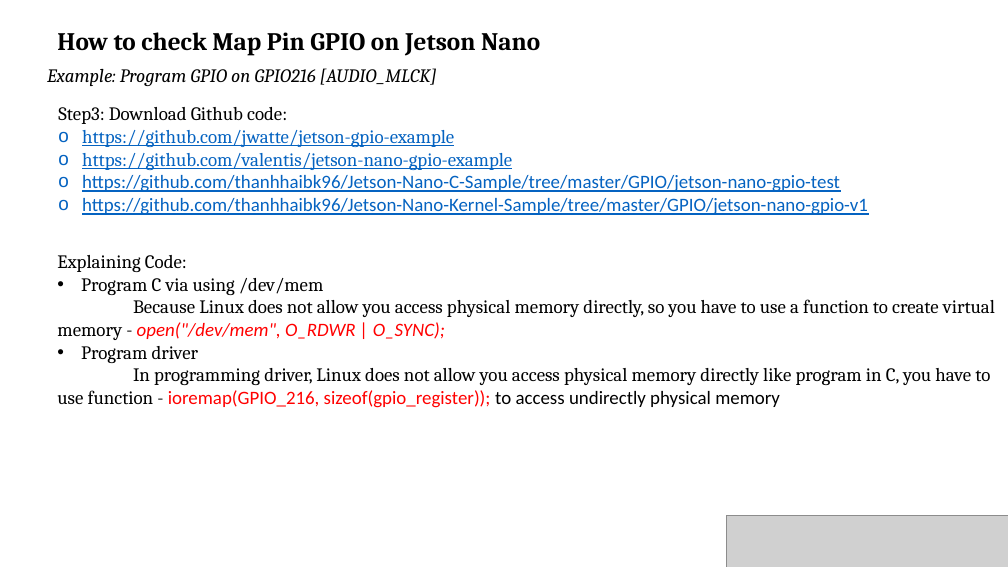
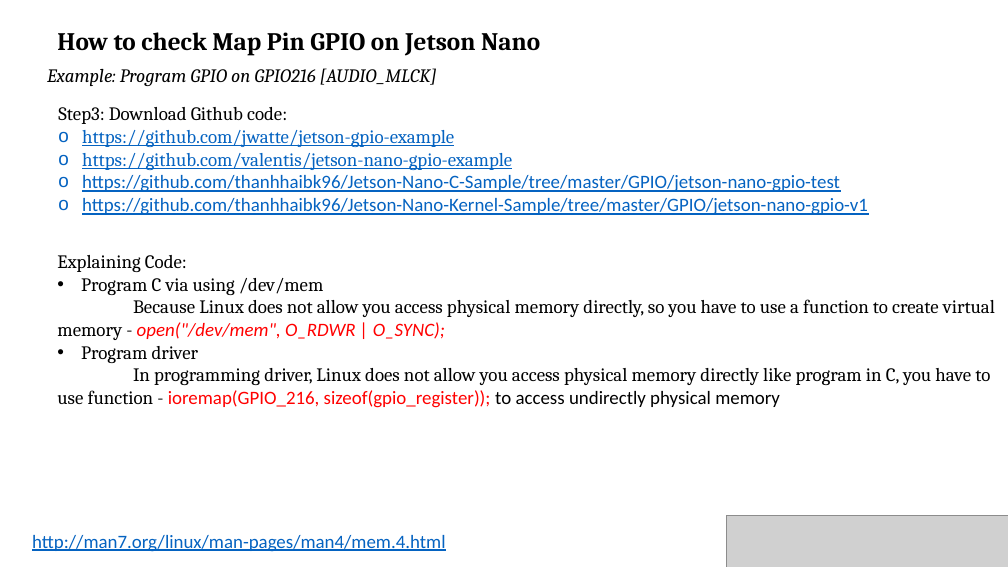
Before and after one commit to thanhhaibk96/Jetson-Nano-Tutorial, a slide deck: slide 7 of Tutorial.pptx. Drawn at 1008x567 pixels with LibreOffice and Linux fonts; fonts in the diff are those of the drawing; grey boxes stand for pictures. Boxes give left, top, right and bottom in pixels: in the first picture for what was removed or moved away, otherwise in the second. Text is boxed around its words. In the diff, an @@ line names an element or a change of style, - is before the commit and + after.

```diff
--- a/Tutorial.pptx
+++ b/Tutorial.pptx
@@ text added at [32, 535, 445, 552], 18 pt, text #0563C1, underline @@
+http://man7.org/linux/man-pages/man4/mem.4.html
```
Also in this commit, not shown: 2 slides added.
